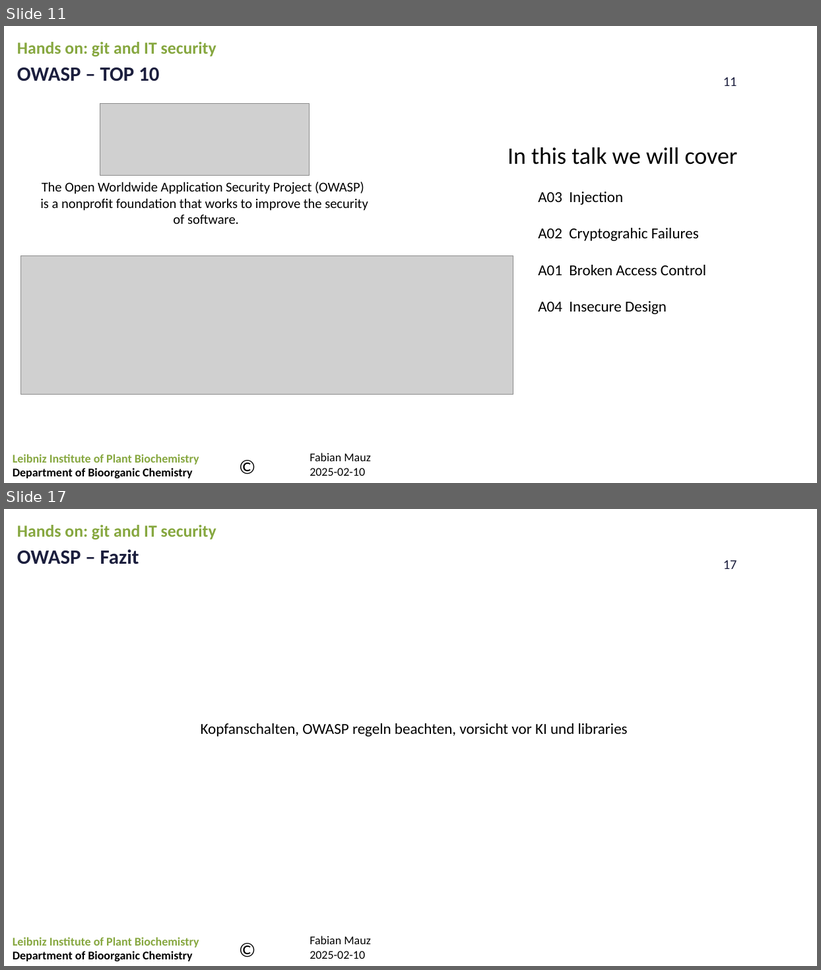
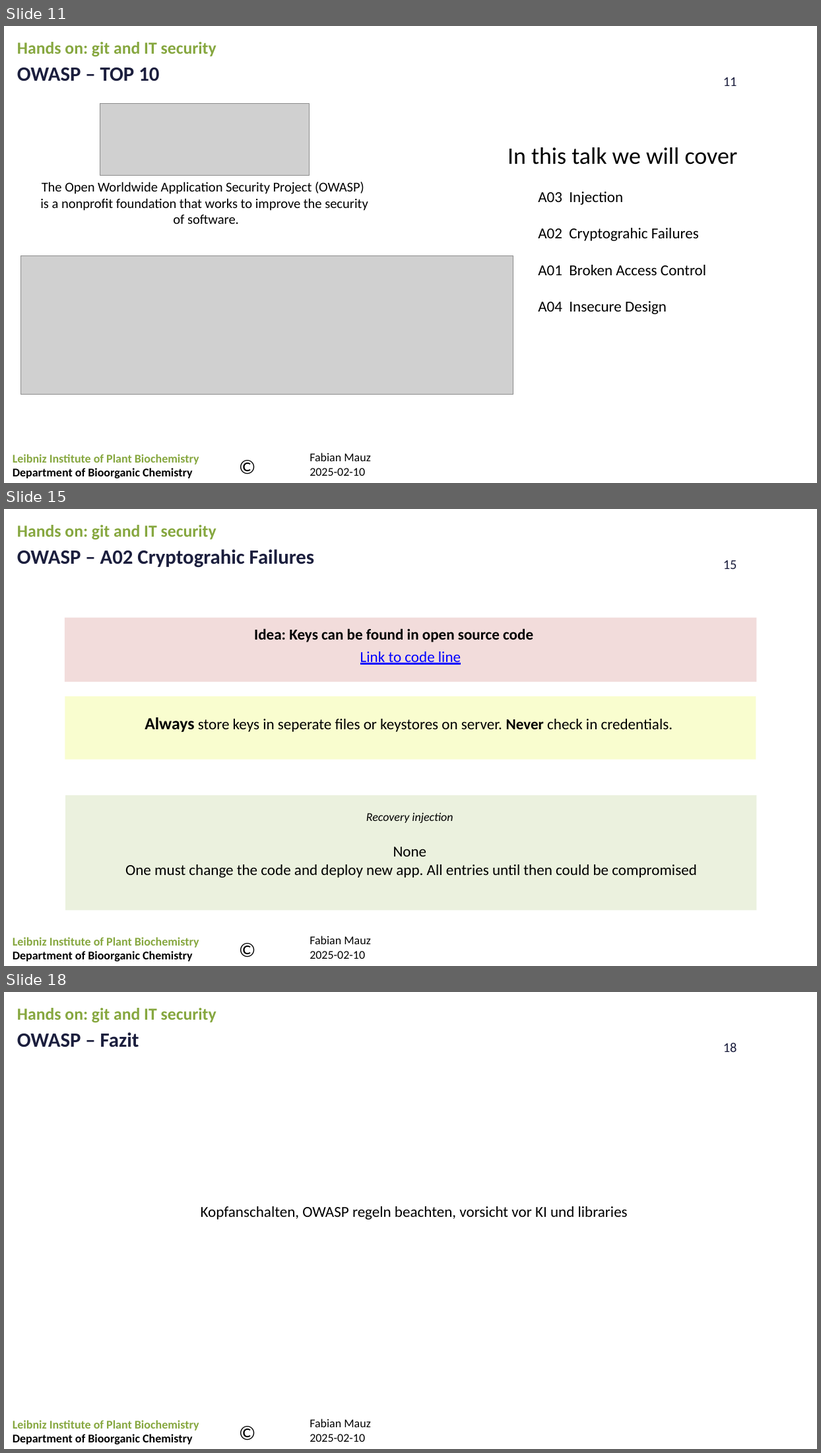
Before and after one commit to FabianMauz/talks_and_lessons, a slide deck: 20250219_git_and_it_security/20250219_git_and_it_security.pptx. Shown one above the other, each under a label of ours: slides 11 and 17 before the commit, slides 11, 15 and 18 after it; the slides between them are not shown. The pictures are 821x970 and 821x1453 pixels, drawn with LibreOffice and Linux fonts; fonts in the diff are those of the drawing; grey boxes stand for pictures; background and template pictures are left out. Boxes give left, top, right and bottom in pixels: in the first picture for what was removed or moved away, otherwise in the second. Text is boxed around its words. In the diff, an @@ line names an element or a change of style, - is before the commit and + after.

Commit message:
add more slides about security

```diff
--- a/20250219_git_and_it_security/20250219_git_and_it_security.pptx
+++ b/20250219_git_and_it_security/20250219_git_and_it_security.pptx
@@ slide 15 added at [4,509,817,966], background picture (left out); not listed: 4 template elements that a slide beside it also shows @@
@@ text added at [17,525,217,540], 20 pt, text #86A73F, bold @@
+Hands on: git and IT security
@@ text added at [17,549,314,568], 24 pt, text #1B1E3D, bold @@
+OWASP – A02 Cryptograhic Failures
@@ rectangle added at [64,618,757,682], fill #F2DCDB @@
@@ text added at [254,628,533,642], 18 pt, text #000000, bold @@
+Idea: Keys can be found in open source code
@@ text added at [360,652,461,665], 18 pt, text #0000FF, underline @@
+Link to code line
@@ rectangle added at [65,696,756,760], fill #F9FDCF @@
@@ text added at [145,718,673,732], 18 pt, text #000000 @@
+Always store keys in seperate files or keystores on server. Never check in credentials.
@@ rectangle added at [65,795,757,911], fill #EBF1DE @@
@@ text added at [125,813,697,878], 18 pt, text #000000 @@
+Recovery injection
+None
+One must change the code and deploy new app. All entries until then could be compromised
@@ what was slide 17 is now slide 18 @@
@@ page number at [723,1043,737,1052]: text changed @@
-17
+18
```
Also in this commit, not shown: 1 slide changed, 4 other slides added, 4 slides removed.
